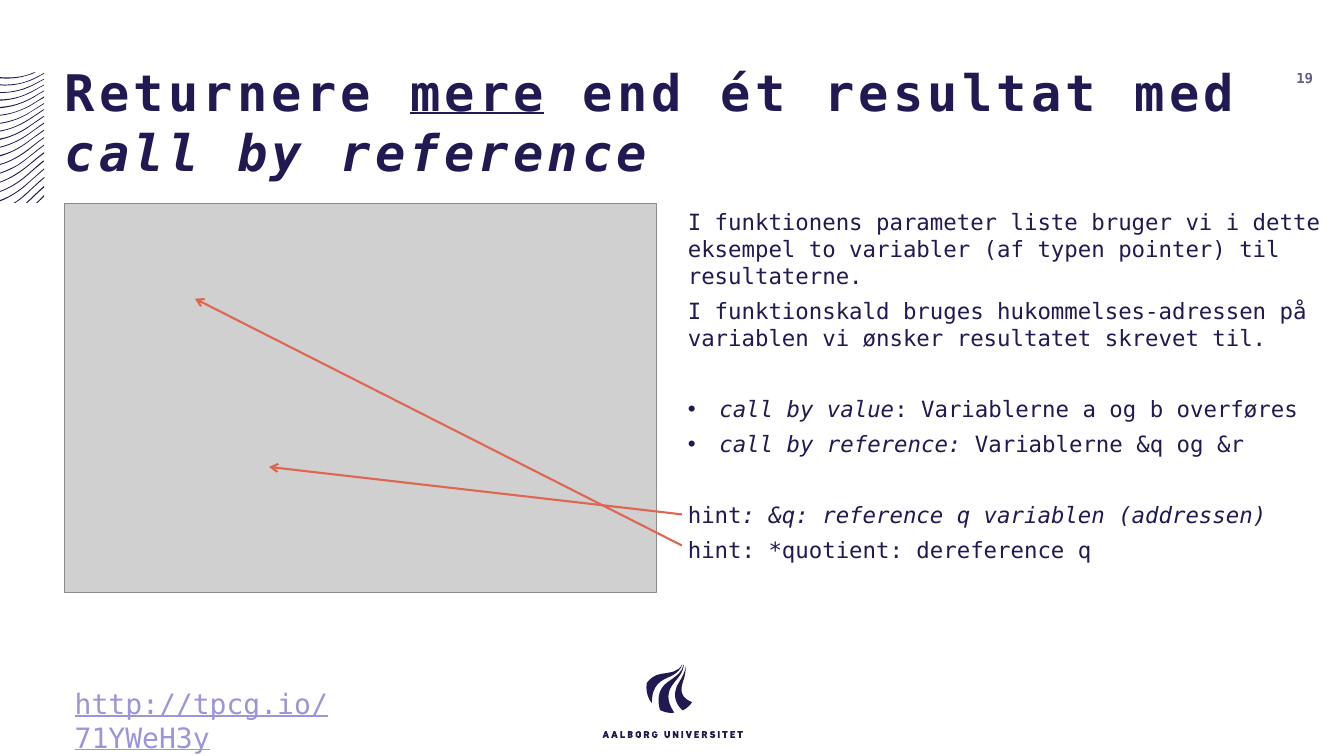
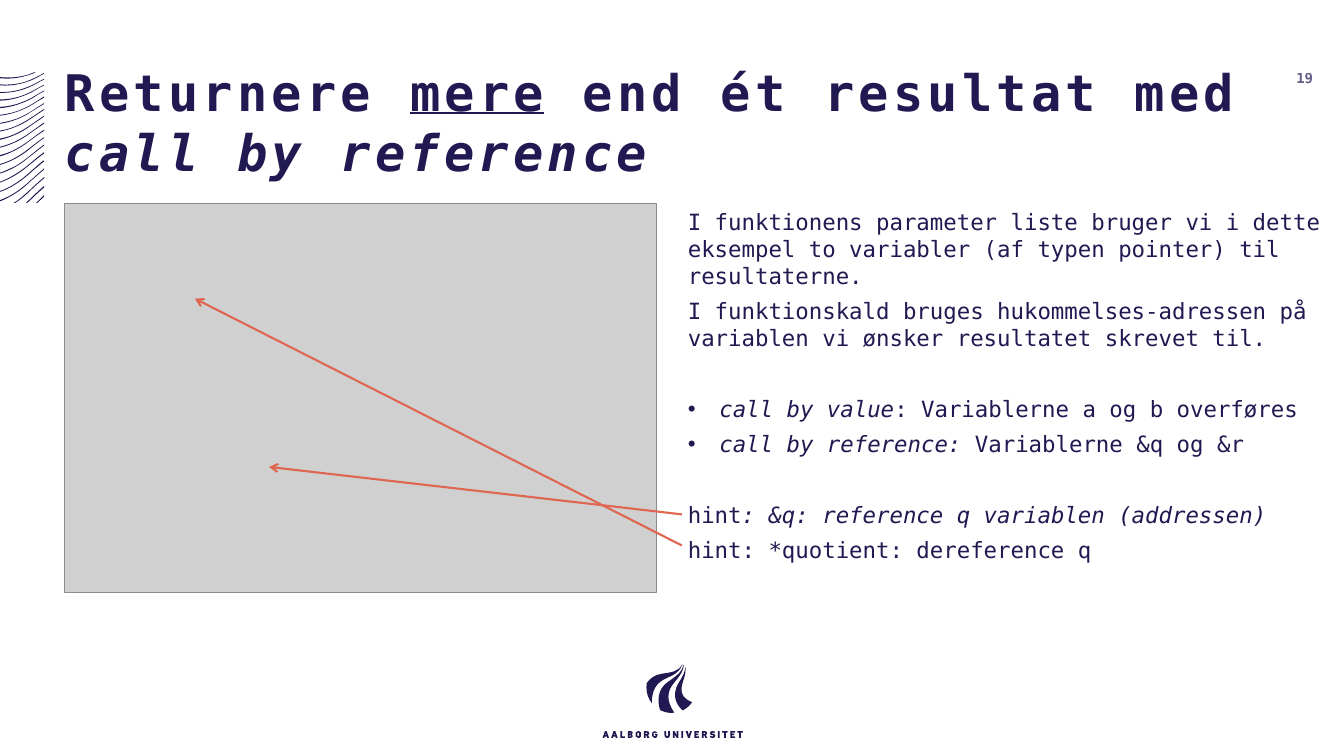
Before and after one commit to AAU-ST1-Programming/functions, a slide deck: slide 19 of functions.pptx. Drawn at 1344x756 pixels with LibreOffice and Linux fonts; fonts in the diff are those of the drawing; grey boxes stand for pictures. Boxes give left, top, right and bottom in pixels: in the first picture for what was removed or moved away, otherwise in the second. Text is boxed around its words. In the diff, an @@ line names an element or a change of style, - is before the commit and + after.

```diff
--- a/functions.pptx
+++ b/functions.pptx
@@ text removed at (x1=75, y1=693, x2=328, y2=754) @@
-http://tpcg.io/71YWeH3y
```
Also in this commit, not shown: 8 other slides changed.
